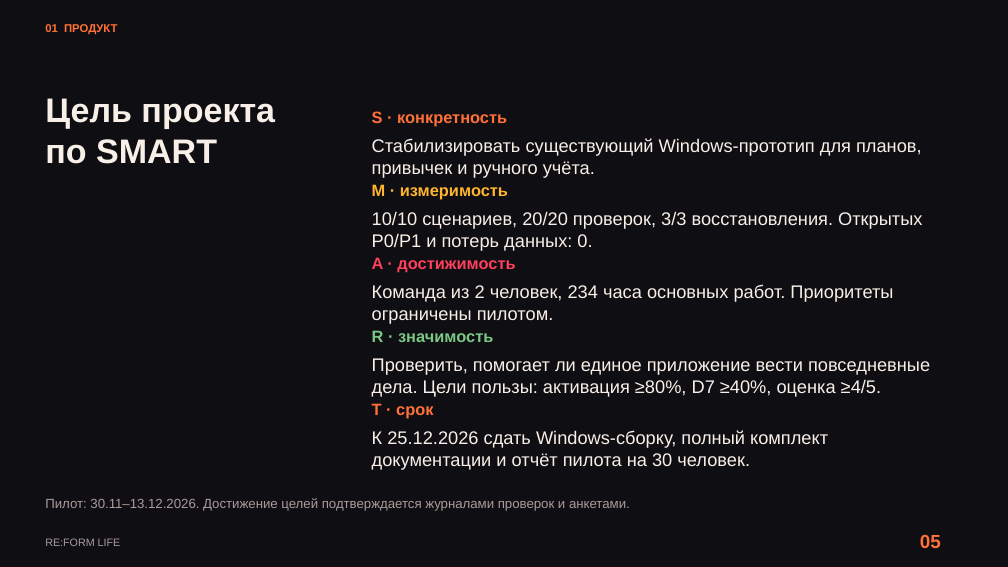
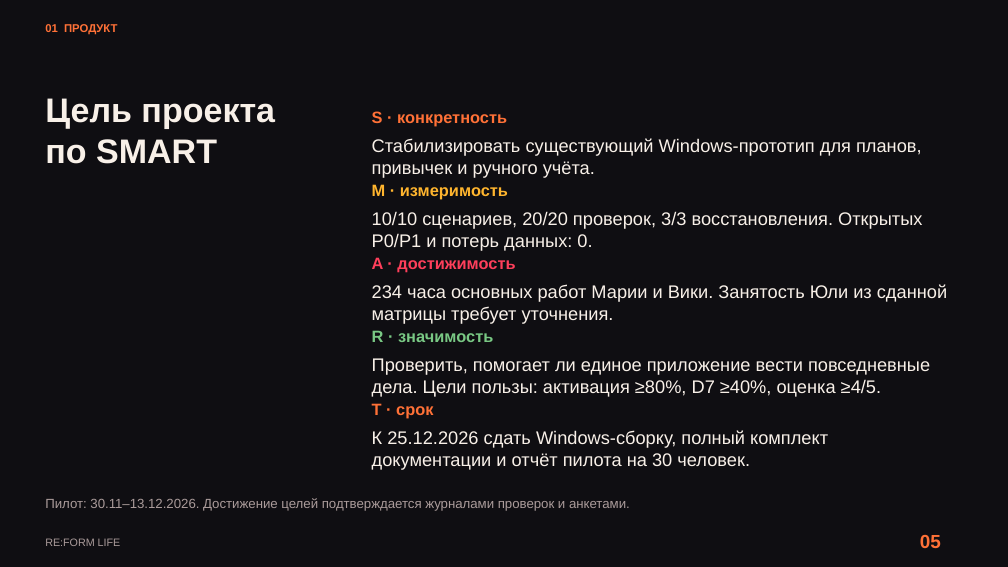
Before and after one commit to kartaamigo/RE-FORM-LIFE, a slide deck: slide 5 of docs/project-plan/RE_FORM_LIFE_Reviewed_Design.pptx. Drawn at 1008x567 pixels with LibreOffice and Linux fonts; fonts in the diff are those of the drawing. Boxes give left, top, right and bottom in pixels: in the first picture for what was removed or moved away, otherwise in the second. Text is boxed around its words. In the diff, an @@ line names an element or a change of style, - is before the commit and + after.

```diff
--- a/docs/project-plan/RE_FORM_LIFE_Reviewed_Design.pptx
+++ b/docs/project-plan/RE_FORM_LIFE_Reviewed_Design.pptx
@@ text at box(372, 284, 947, 324): text changed @@
-Команда из 2 человек, 234 часа основных работ. Приоритеты ограничены пилотом.
+234 часа основных работ Марии и Вики. Занятость Юли из сданной матрицы требует уточнения.
```
Also in this commit, not shown: 20 other slides changed, 7 slides added, 2 slides removed, 3 other files.
